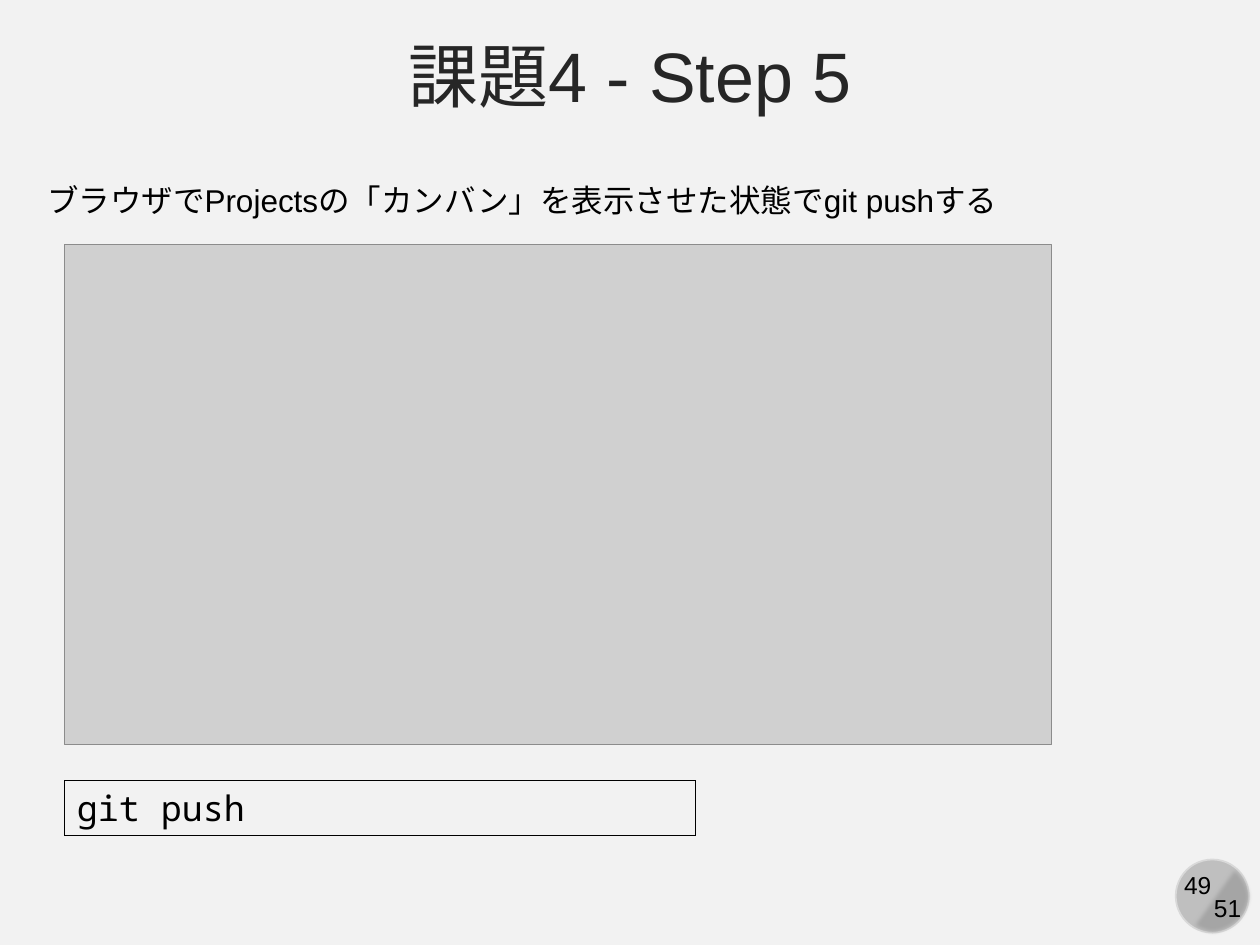
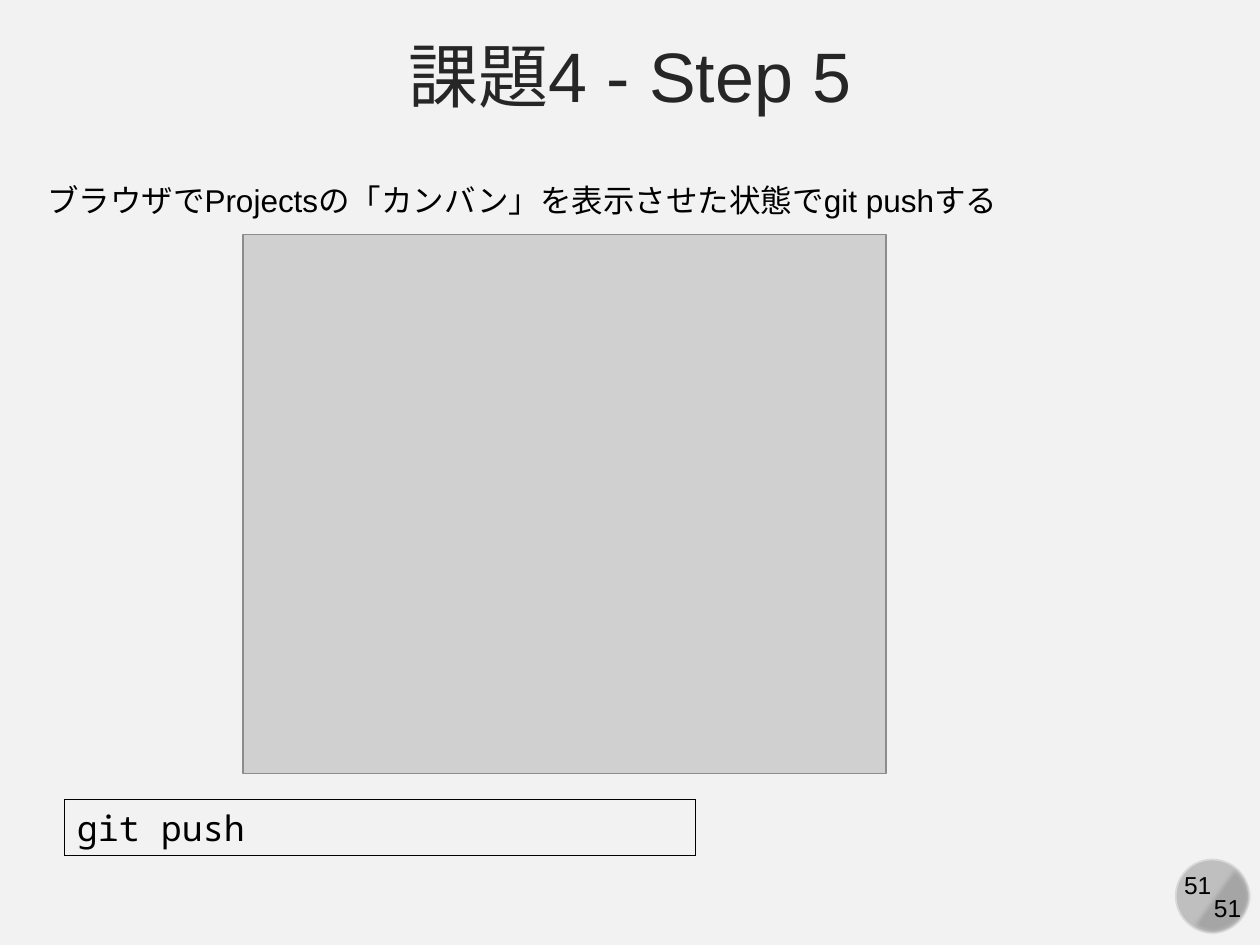
Before and after one commit to kaityo256/github, a slide deck: slide 51 of practice_github_basic/fig/slide.pptx (slide 49 before the commit). Drawn at 1260x945 pixels with LibreOffice and Linux fonts; fonts in the diff are those of the drawing; grey boxes stand for pictures. Boxes give left, top, right and bottom in pixels: in the first picture for what was removed or moved away, otherwise in the second. Text is boxed around its words. In the diff, an @@ line names an element or a change of style, - is before the commit and + after.

```diff
--- a/practice_github_basic/fig/slide.pptx
+++ b/practice_github_basic/fig/slide.pptx
@@ picture: place and size @@
-picture at [64, 244, 1051, 745]
+picture at [243, 234, 886, 774]
@@ rectangle "git push": place and size @@
-rectangle "git push" at [64, 780, 696, 835]
+rectangle "git push" at [64, 800, 696, 856]
@@ page number at [1214, 900, 1241, 923]: text changed @@
-49
+51
```
Also in this commit, not shown: 10 other slides changed, 4 slides added, 2 slides removed, 1 other file.
